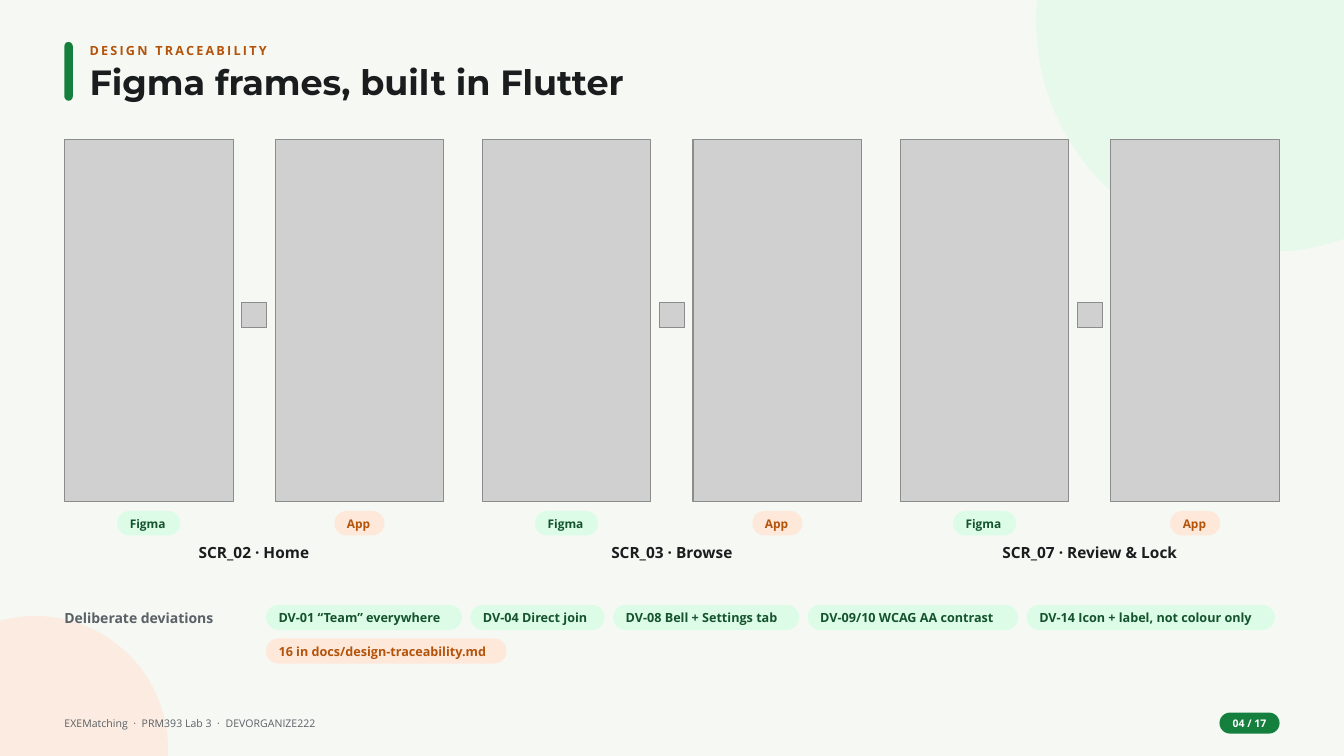
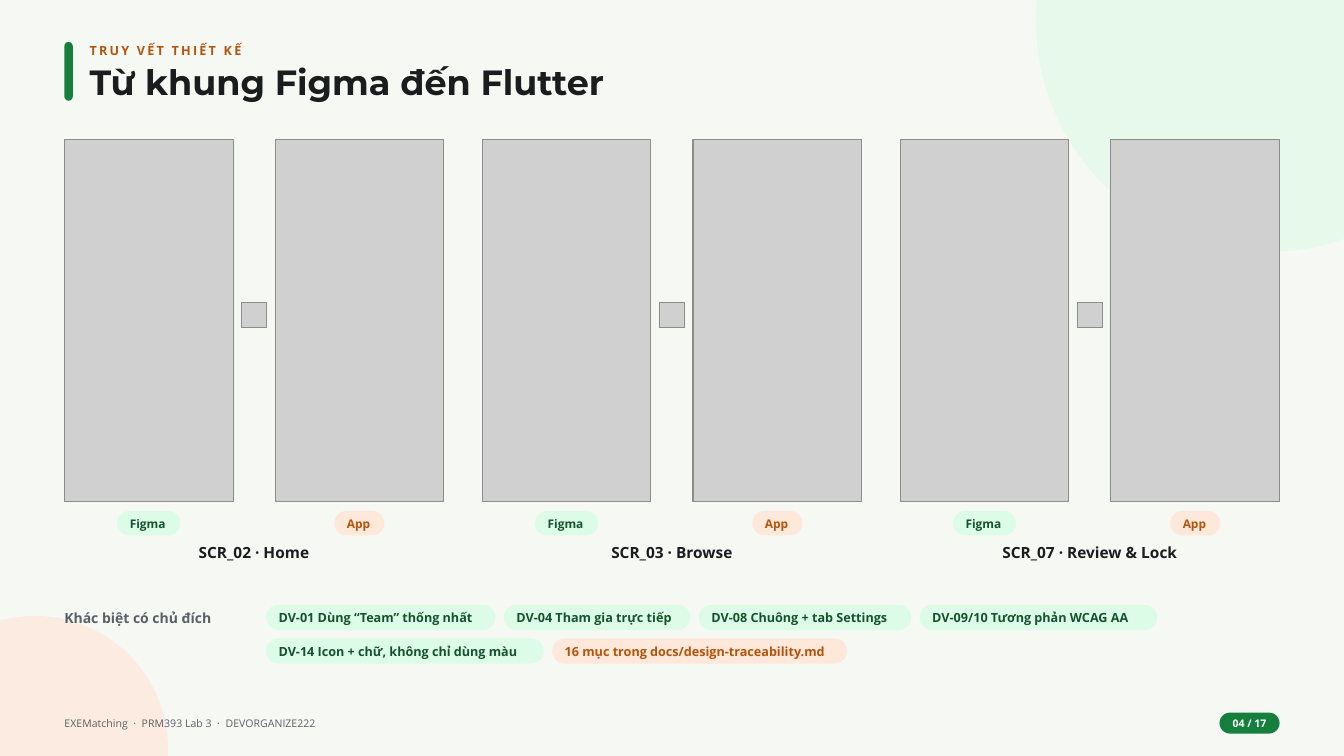
Before and after one commit to DEVORGANIZE222/Lab3_Cloud-Enabled_Mobile_App, a slide deck: slide 4 of slides/Lab03_DEVORGANIZE222_slides.pptx. Drawn at 1344x756 pixels with LibreOffice and Linux fonts; fonts in the diff are those of the drawing; grey boxes stand for pictures. Boxes give left, top, right and bottom in pixels: in the first picture for what was removed or moved away, otherwise in the second. Text is boxed around its words. In the diff, an @@ line names an element or a change of style, - is before the commit and + after.

```diff
--- a/slides/Lab03_DEVORGANIZE222_slides.pptx
+++ b/slides/Lab03_DEVORGANIZE222_slides.pptx
@@ text at <box>90,44,242,55</box>: text changed @@
-DESIGN TRACEABILITY
+TRUY VẾT THIẾT KẾ
@@ text at <box>90,66,604,102</box>: text changed @@
-Figma frames, built in Flutter
+Từ khung Figma đến Flutter
@@ text at <box>64,611,212,626</box>: text changed @@
-Deliberate deviations
+Khác biệt có chủ đích
@@ rounded rectangle: place and size @@
-rounded rectangle at <box>266,605,462,630</box>
+rounded rectangle at <box>266,605,496,630</box>
@@ text at <box>279,611,473,625</box>: text changed @@
-DV-01 “Team” everywhere
+DV-01 Dùng “Team” thống nhất
@@ rounded rectangle: place and size @@
-rounded rectangle at <box>471,605,605,630</box>
+rounded rectangle at <box>504,605,691,630</box>
@@ text at <box>516,611,672,625</box>: text changed @@
-DV-04 Direct join
+DV-04 Tham gia trực tiếp
@@ rounded rectangle: place and size @@
-rounded rectangle at <box>613,605,800,630</box>
+rounded rectangle at <box>699,605,911,630</box>
@@ text at <box>711,612,887,625</box>: text changed @@
-DV-08 Bell + Settings tab
+DV-08 Chuông + tab Settings
@@ rounded rectangle: place and size @@
-rounded rectangle at <box>808,605,1018,630</box>
+rounded rectangle at <box>920,605,1157,630</box>
@@ text at <box>932,611,1128,625</box>: text changed @@
-DV-09/10 WCAG AA contrast
+DV-09/10 Tương phản WCAG AA
@@ rounded rectangle: place and size @@
-rounded rectangle at <box>1027,605,1275,630</box>
+rounded rectangle at <box>266,638,544,663</box>
@@ text at <box>279,645,517,659</box>: text changed @@
-DV-14 Icon + label, not colour only
+DV-14 Icon + chữ, không chỉ dùng màu
@@ rounded rectangle: place and size @@
-rounded rectangle at <box>266,638,507,663</box>
+rounded rectangle at <box>553,638,848,663</box>
@@ text at <box>565,646,824,659</box>: text changed @@
-16 in docs/design-traceability.md
+16 mục trong docs/design-traceability.md
```
Also in this commit, not shown: 14 other slides changed, 2 slides added, 2 slides removed.
